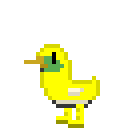
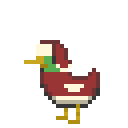
Layered file, before and after one edit (128 x 128). Changes by layer:
showed "coat_1", painted on it over [36, 40, 100, 96]
hid "raincoat_2", painted on it over [36, 44, 100, 128]
painted on "duk_2.png" over [40, 64, 96, 104]
